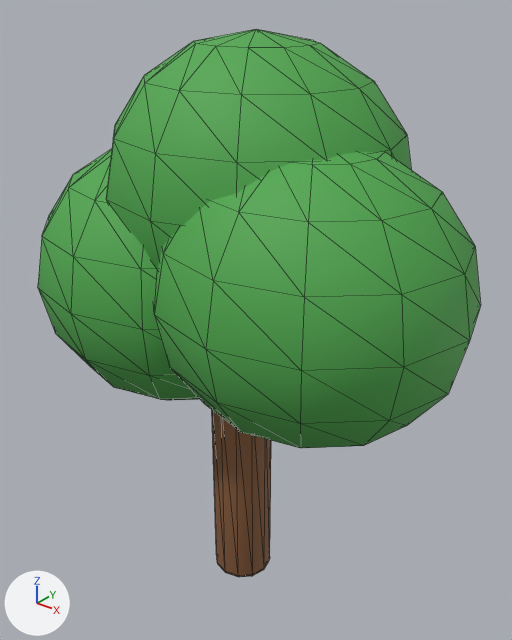
Renders of the glTF model public/models/org_oak.glb from each side of a commit.
Rendered twice from a 50 mm lens placed at (1.69, -2.01, 2.57), pointed at (0.04, 0.05, 1.29). The lights are fixed; the arrows at lower left show +X, +Y and +Z. The older version comes first. Mesh edges are drawn as thin lines. Where no turn or scale is listed for an object, it has been applied to the vertices.

Objects in the first picture: 'Foliage', 'Trunk'.
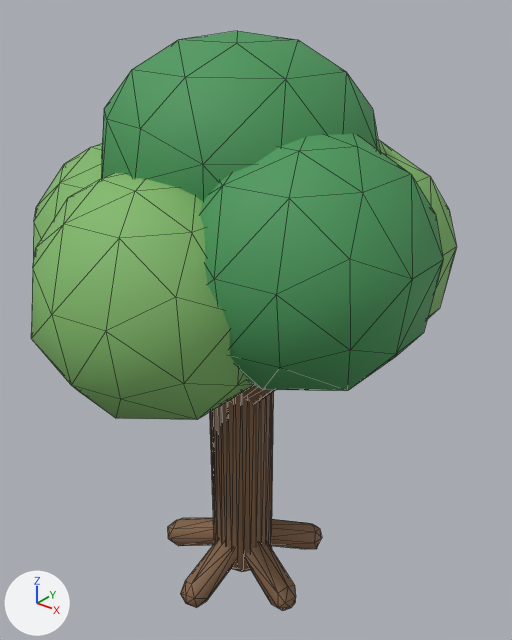
Diff of the bpy script that builds the scene:
```diff
--- a/public/models/org_oak.glb.py
+++ b/public/models/org_oak.glb.py
@@ mat_painted_miniature @@
+mat_painted_miniature = bpy.data.materials.new('Painted miniature')
+mat_painted_miniature.use_nodes = True; mat_painted_miniature.node_tree.nodes.clear()
+_N = mat_painted_miniature.node_tree.nodes; _L = mat_painted_miniature.node_tree.links
+n0 = _N.new('ShaderNodeBsdfPrincipled'); n0.name = 'Principled BSDF'
+n0.inputs[2].default_value = 0.7  # 'Roughness'
+n1 = _N.new('ShaderNodeOutputMaterial'); n1.name = 'Material Output'
+n2 = _N.new('ShaderNodeVertexColor'); n2.name = 'Color Attribute'
+_L.new(n0.outputs[0], n1.inputs[0])  # 'BSDF' to 'Surface'
+_L.new(n2.outputs[0], n0.inputs[0])  # 'Color' to 'Base Color'
@@ me_sphere @@
 # used by ob_foliage; location = (0.0, 0.0, 0.0)
-me_sphere.from_pydata(...)  # 258 vertices, 504 faces; spans x -0.97..0.97, y -0.59..0.66, z 0.87..2.4
-me_sphere.materials.append(mat_foliage)  # green #4fa84e
+me_sphere.from_pydata(...)  # 324 vertices, 624 faces; spans x -0.85..0.85, y -0.88..0.8, z 1.07..2.36
+# me_sphere part 1: the loose piece of 86 vertices spanning x -0.97..0.26, y -0.56..0.56, z 0.87..1.99 is rebuilt with 54 vertices and now spans x -0.85..0.05, y -0.59..0.33, z 1.07..1.97, in mat_painted_miniature
+# me_sphere part 2: the loose piece of 86 vertices spanning x -0.61..0.61, y -0.46..0.66, z 1.28..2.4 is rebuilt with 54 vertices and now spans x -0.51..0.51, y -0.51..0.51, z 1.52..2.36, in mat_painted_miniature
+# me_sphere part 3: the loose piece of 86 vertices spanning x -0.26..0.97, y -0.59..0.53, z 0.97..2.09 is rebuilt with 54 vertices and now spans x -0.05..0.85, y -0.59..0.33, z 1.2..2.1, in mat_painted_miniature
+# me_sphere part 4: a new loose piece of 54 vertices spanning x -0.45..0.45, y -0.88..0.04, z 1.07..1.97, in mat_painted_miniature
+# me_sphere part 5: a new loose piece of 54 vertices spanning x -0.2..0.7, y -0.12..0.8, z 1.07..1.97, in mat_painted_miniature
+# other edits to the shape of me_sphere do not show in these pictures
+me_sphere.materials.append(mat_painted_miniature)
@@ me_cone @@
 # used by ob_trunk; location = (0.0, 0.0, 0.0)
-me_cone.from_pydata(...)  # 96 vertices, 188 faces; spans x -0.133..0.133, y -0.133..0.133, z 0.0..1.021
-me_cone.materials.append(mat_trunk)  # brown #8b5e3c
+me_cone.from_pydata(...)  # 385 vertices, 734 faces; spans x -0.495..0.497, y -0.52..0.432, z -0.038..1.411
+# me_cone part 6: 96 vertices removed from x -0.133..0.133, y -0.133..0.133, z 0.0..1.021; 385 vertices added at x -0.495..0.497, y -0.52..0.432, z -0.038..1.411
+me_cone.materials.append(mat_painted_miniature)
@@ ob_foliage @@
 ob_foliage = bpy.data.objects.new('Foliage', me_sphere)
-ob_foliage.location = (0.0, 0.0, 0.0)
+ob_foliage.location = (0.0, 0.0, 0.038)
@@ ob_trunk @@
 ob_trunk = bpy.data.objects.new('Trunk', me_cone)
-ob_trunk.location = (0.0, 0.0, 0.0)
+ob_trunk.location = (0.0, 0.0, 0.038)
```

Boxes [x1, y1, x2, y2] around the edits, measured in the pictures (512 x 640 px):
'Foliage', reshaped, moved (7% shorter): before [38, 29, 481, 448]; after [31, 31, 457, 420]
'Trunk', reshaped, moved: before [212, 410, 271, 577]; after [168, 385, 322, 611]
part 1 of me_sphere, rebuilt: before [38, 149, 200, 400]; after [33, 143, 102, 262]
part 2 of me_sphere, rebuilt: before [106, 29, 411, 270]; after [101, 31, 380, 202]
part 3 of me_sphere, rebuilt: before [153, 152, 481, 448]; after [200, 133, 443, 391]
part 4 of me_sphere, added (green): after [31, 173, 254, 420]
part 5 of me_sphere, added (green): after [378, 140, 457, 318]
